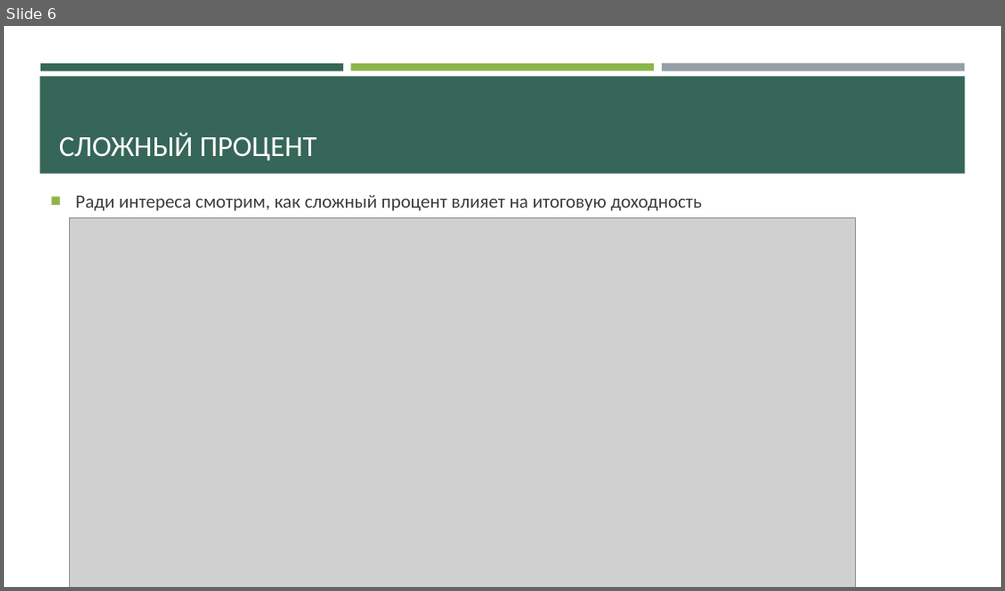
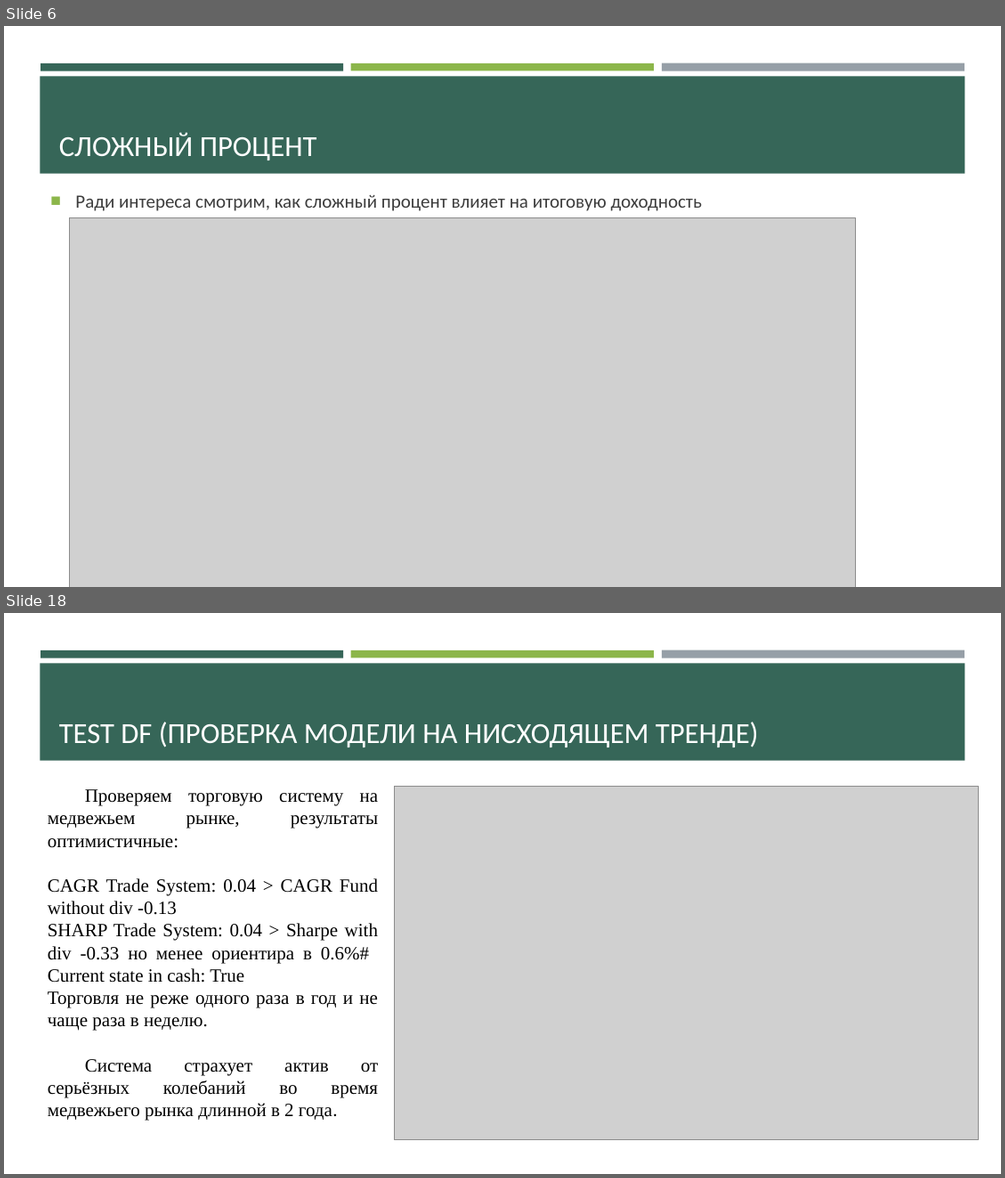
Before and after one commit to Den-is-me/test_ff, a slide deck: Торговля фондом VFINX.pptx. Shown one above the other, each under a label of ours: slide 6 before the commit, slides 6 and 18 after it; the slides between them are not shown. The pictures are 1005x591 and 1005x1178 pixels, drawn with LibreOffice and Linux fonts; fonts in the diff are those of the drawing; grey boxes stand for pictures. Boxes give left, top, right and bottom in pixels: in the first picture for what was removed or moved away, otherwise in the second. Text is boxed around its words. In the diff, an @@ line names an element or a change of style, - is before the commit and + after.

```diff
--- a/Торговля фондом VFINX.pptx
+++ b/Торговля фондом VFINX.pptx
@@ slide 18 added at (4,613,1001,1174), background #FFFFFF; not listed: 4 template elements that a slide beside it also shows @@
@@ title added at (59,722,759,747), 28 pt, text #FFFFFF @@
+TEST DF (ПРОВЕРКА МОДЕЛИ НА НИСХОДЯЩЕМ ТРЕНДЕ)
@@ text added at (48,789,379,1120), 18 pt, text #000000 @@
+Проверяем торговую систему на медвежьем рынке, результаты оптимистичные:
+CAGR Trade System: 0.04 > CAGR Fund without div -0.13
+SHARP Trade System: 0.04 > Sharpe with div -0.33 но менее ориентира в 0.6%# Current state in cash: True
+Торговля не реже одного раза в год и не чаще раза в неделю.
+Система страхует актив от серьёзных колебаний во время медвежьего рынка длинной в 2 года.
@@ picture added at (395,787,979,1140) @@
```
Also in this commit, not shown: 4 slides changed, 14 other slides added, 2 other files.
